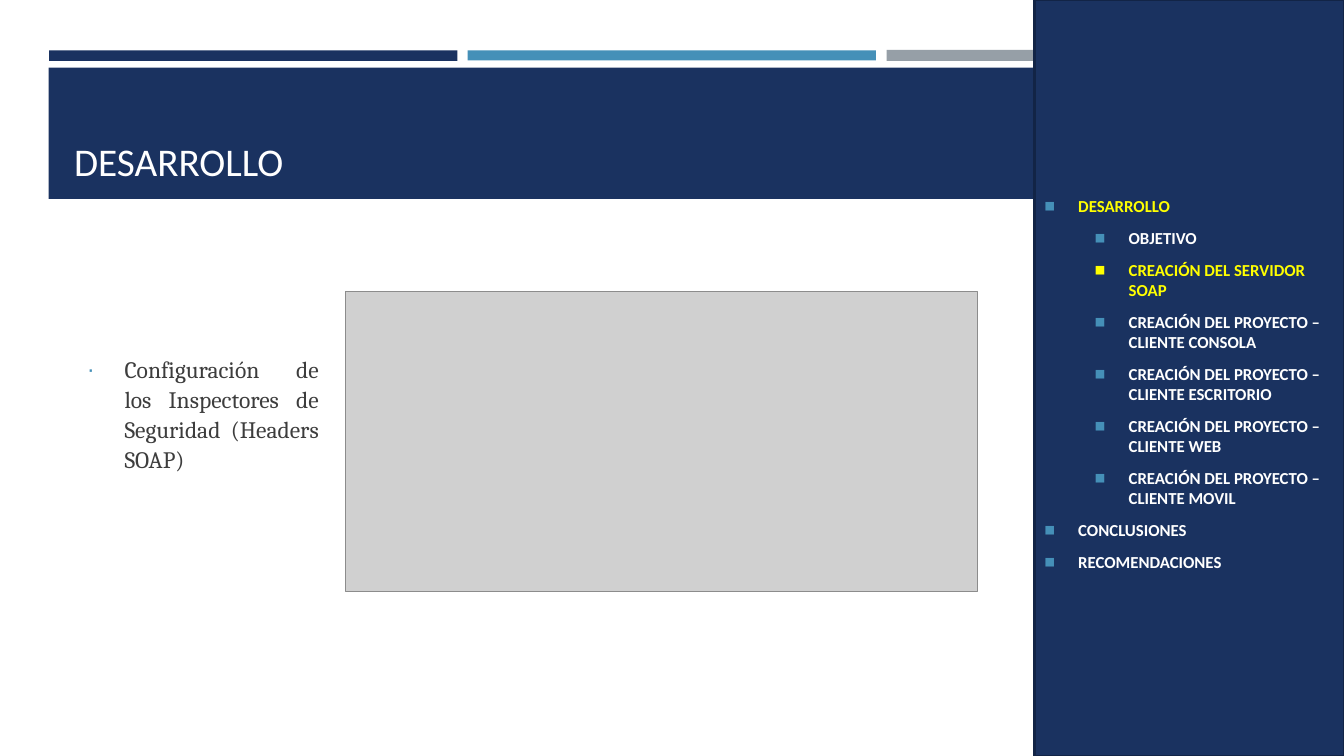
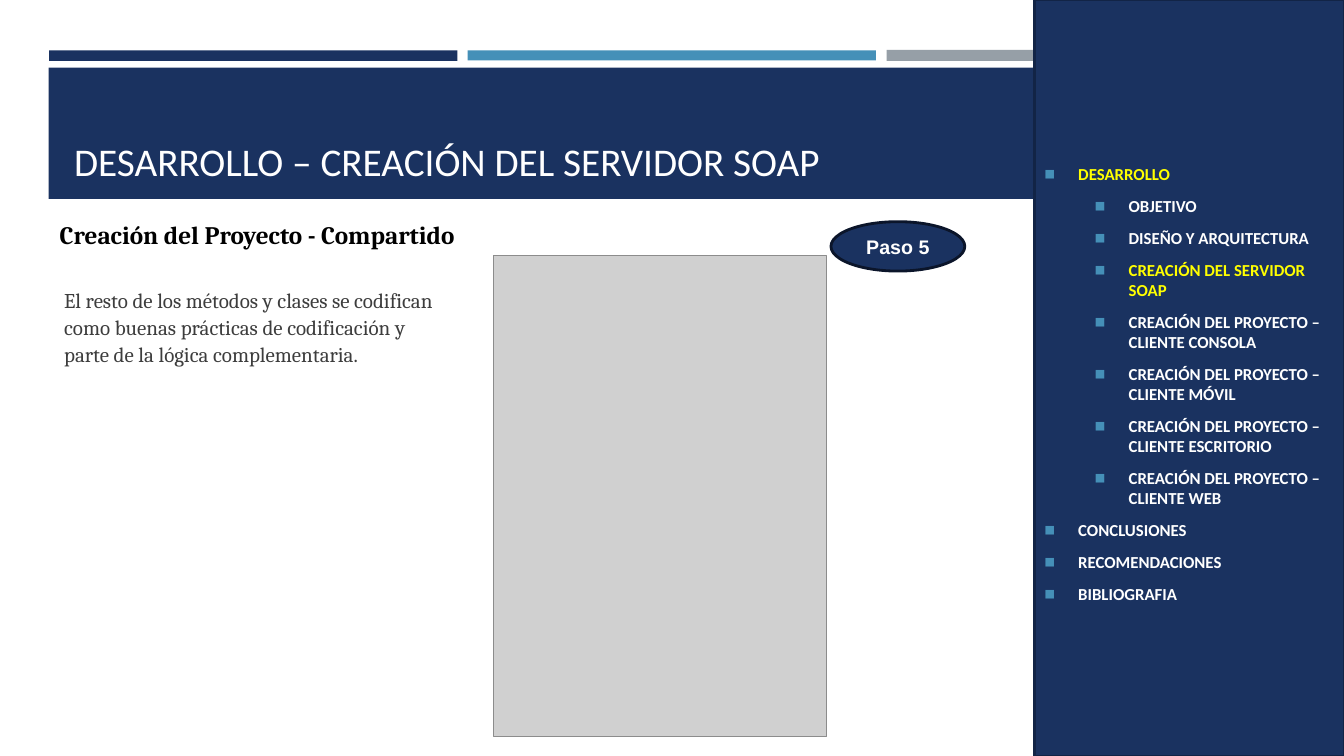
Before and after one commit to ArielGuevara/WS_TicketPremiun_DotNet_SOAP_GR5, a slide deck: slide 29 of 05. DOCUMENTACION/02. MANUAL TECNICO/PRESENTACION_SOAP_ BDD_DOTNET.pptx (slide 10 before the commit). Drawn at 1344x756 pixels with LibreOffice and Linux fonts; fonts in the diff are those of the drawing; grey boxes stand for pictures. Boxes give left, top, right and bottom in pixels: in the first picture for what was removed or moved away, otherwise in the second. Text is boxed around its words. In the diff, an @@ line names an element or a change of style, - is before the commit and + after.

```diff
--- a/05. DOCUMENTACION/02. MANUAL TECNICO/PRESENTACION_SOAP_ BDD_DOTNET.pptx
+++ b/05. DOCUMENTACION/02. MANUAL TECNICO/PRESENTACION_SOAP_ BDD_DOTNET.pptx
@@ title at (x1=74, y1=143, x2=819, y2=177): text changed @@
-DESARROLLO
+DESARROLLO – CREACIÓN DEL SERVIDOR SOAP
@@ text added at (x1=60, y1=226, x2=454, y2=250), 18 pt, text #000000, bold @@
+Creación del Proyecto - Compartido
@@ ellipse added at (x1=831, y1=222, x2=965, y2=271), fill #1A3260, outline #0B162A 2 pt, 14 pt, text #FFFFFF, bold @@
+Paso 5
@@ text in rectangle at (x1=1129, y1=230, x2=1308, y2=246): paragraph added @@
+  ◼ DISEÑO Y ARQUITECTURA
@@ picture added at (x1=494, y1=256, x2=827, y2=737) @@
@@ text added at (x1=64, y1=293, x2=432, y2=367), 15 pt, text #3D3D3D @@
+El resto de los métodos y clases se codifican como buenas prácticas de codificación y parte de la lógica complementaria.
@@ picture removed at (x1=346, y1=292, x2=978, y2=592) @@
@@ text removed at (x1=125, y1=361, x2=319, y2=471) @@
-∙ Configuración de los Inspectores de Seguridad (Headers SOAP)
@@ text in rectangle at (x1=1129, y1=366, x2=1308, y2=400): paragraph added @@
+  ◼ CREACIÓN DEL PROYECTO – CLIENTE MÓVIL
@@ text in rectangle at (x1=1129, y1=471, x2=1308, y2=504): paragraph removed @@
-  ◼ CREACIÓN DEL PROYECTO – CLIENTE MOVIL
@@ text in rectangle at (x1=1078, y1=589, x2=1177, y2=600): paragraph added @@
+◼ BIBLIOGRAFIA
```
Also in this commit, not shown: 25 other slides changed, 29 slides added, 55 slides removed, 1 other file.
